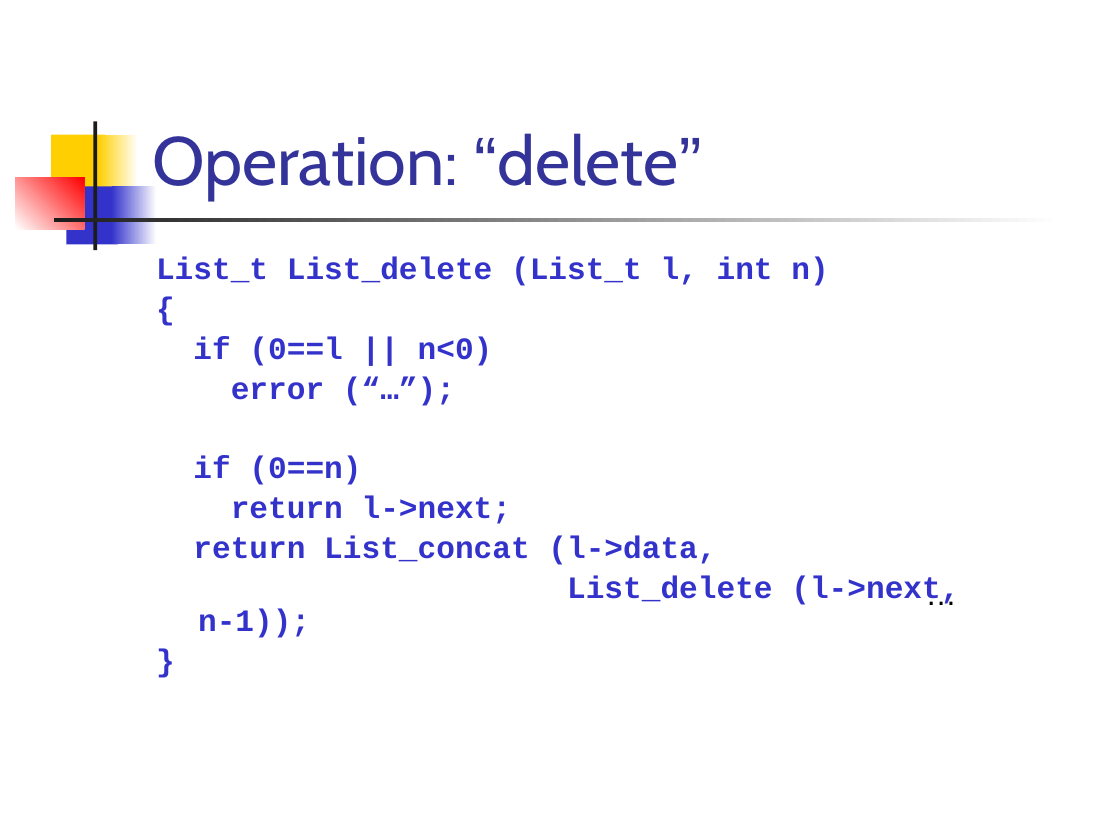
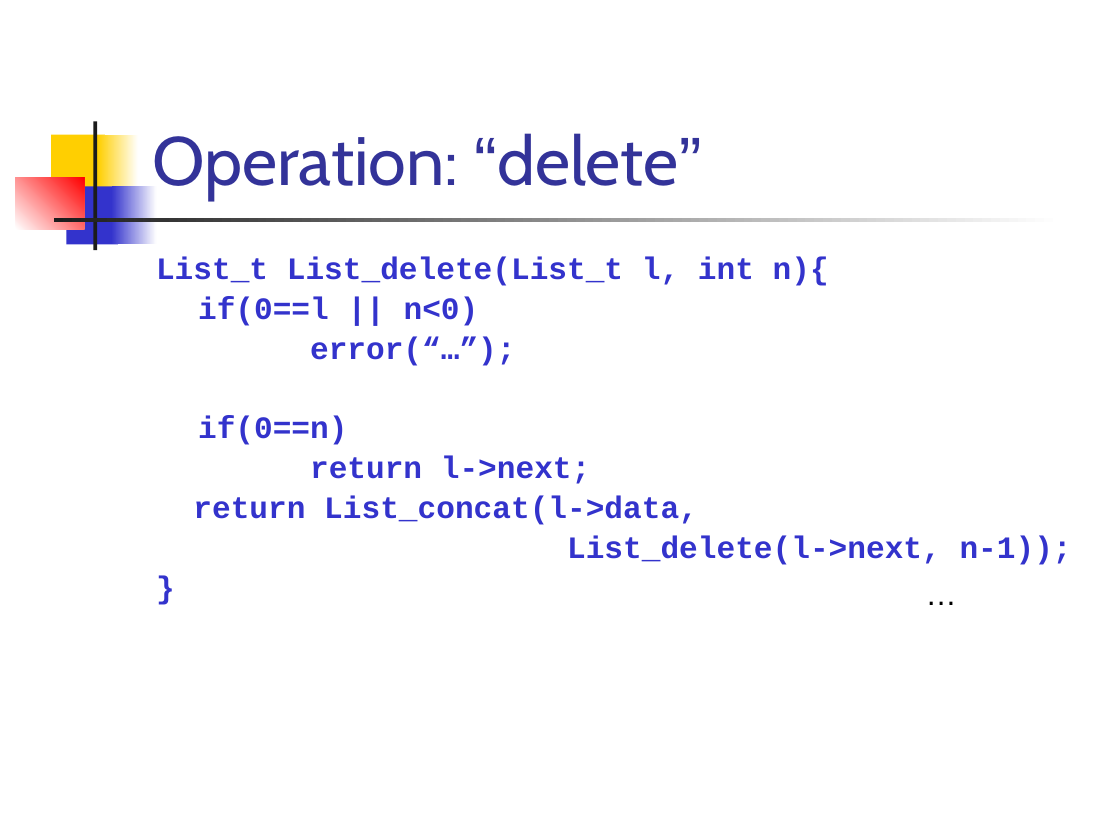
Before and after one commit to csslab-ustc/csslab-ustc.github.io, a slide deck: slide 16 of courses/sysprog/slides/lec12-funList.pptx. Drawn at 1120x840 pixels with LibreOffice and Linux fonts; fonts in the diff are those of the drawing. Boxes give left, top, right and bottom in pixels: in the first picture for what was removed or moved away, otherwise in the second. Text is boxed around its words. In the diff, an @@ line names an element or a change of style, - is before the commit and + after.

```diff
--- a/courses/sysprog/slides/lec12-funList.pptx
+++ b/courses/sysprog/slides/lec12-funList.pptx
@@ text at (x1=156, y1=257, x2=829, y2=445): text changed @@
-List_t List_delete (List_t l, int n)
-{
-if (0==l || n<0)
-error (“…”);
-if (0==n)
+List_t List_delete(List_t l, int n){
+if(0==l || n<0)
+error(“…”);
+if(0==n)
@@ text at (x1=193, y1=496, x2=1072, y2=565): spaces changed @@
-return List_concat (l->data,
-List_delete (l->next, n-1));
+return List_concat(l->data,
+List_delete(l->next, n-1));
```
Also in this commit, not shown: 8 other slides changed, 27 other files.
